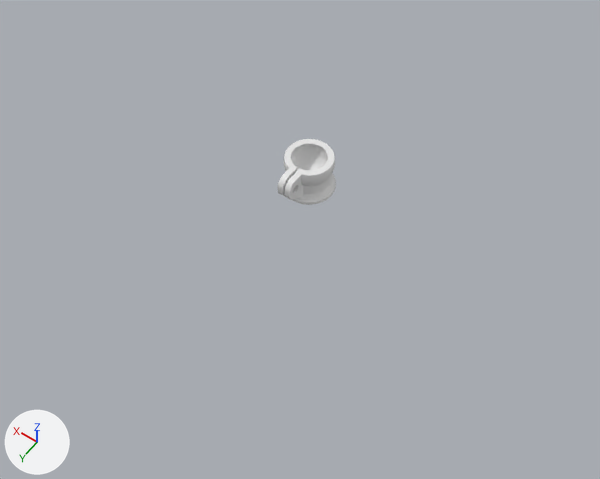
A saved change to the Blender file ipad-headrest-mount/female-balljoint.blend.
Rendered twice from a 50 mm lens placed at (-10.7, 25.3, 30.7), pointed at (3.8, 5.0, -1.3). Every picture has the same lights, and +X, +Y and +Z are marked at lower left.

Objects in the first picture: 'plate'.
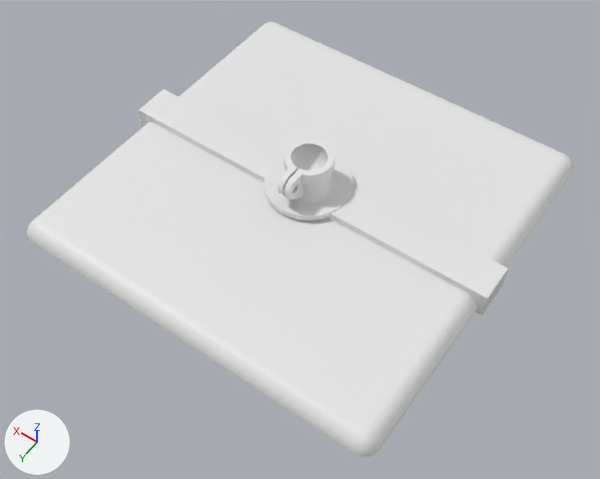
The newer file is also turned or shifted as a whole; pictures and numbers use the older file's frame.

Location of each change, (x1, y1, x2, y2) in pixels of the pictures (600 x 479 px):
'Cube', added
    after: (27, 22, 573, 457)
'Cube.001', added
    after: (138, 89, 508, 315)
'Cylinder', added
    after: (264, 156, 354, 221)

Edits to the bpy script that builds the scene:
```text
Add me_cylinder:
    me_cylinder.from_pydata(...)  # a 32-sided cylinder along z spanning x -100.0..100.0, y -100.0..100.0, z -100.0..100.0
Add me_cube_001:
    me_cube_001.from_pydata(...)  # 208 vertices, 190 faces; spans x -100.0..100.0, y -100.0..100.0, z -3.0..3.0
Add me_cube_002:
    me_cube_002.from_pydata(...)  # a box spanning x -100.0..100.0, y -100.0..100.0, z -100.0..100.0
Add ob_cylinder:
    ob_cylinder = bpy.data.objects.new('Cylinder', me_cylinder)
    ob_cylinder.location = (4.83, 2.85, 0.18)
    ob_cylinder.scale = (0.0218, 0.0218, 0.0015)
Add ob_cube:
    ob_cube = bpy.data.objects.new('Cube', me_cube_001)
    ob_cube.location = (4.83, 2.85, -0.52)
    ob_cube.rotation_euler = (3.142, 0.0, 0.0)  # degrees (180, 0, 0)
    ob_cube.scale = (0.1, 0.1, 0.124)
Add ob_cube_001:
    ob_cube_001 = bpy.data.objects.new('Cube.001', me_cube_002)
    ob_cube_001.location = (4.83, 2.85, -0.42)
    ob_cube_001.scale = (0.103, 0.01, 0.007)
```
